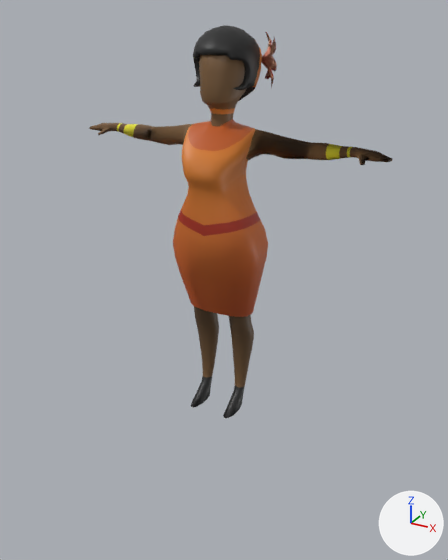
One commit to the FBX model Art/Mother_AnimationExport.fbx: the scene before it, then after it.
One viewpoint serves both versions: a 50 mm lens placed at (0.1053, -0.1854, 0.1487), pointed at (0.0153, -0.0218, 0.0669). The lights are fixed; the arrows at lower right show +X, +Y and +Z. Where no turn or scale is listed for an object, it has been applied to the vertices. Vertices at the same position are counted once.

In view in the first picture: 'Mother:Dress', 'Mother:Hair', 'Mother:Head', 'Mother:L_Arm', 'Mother:L_Leg', 'Mother:R_Arm', 'Mother:R_Leg'.
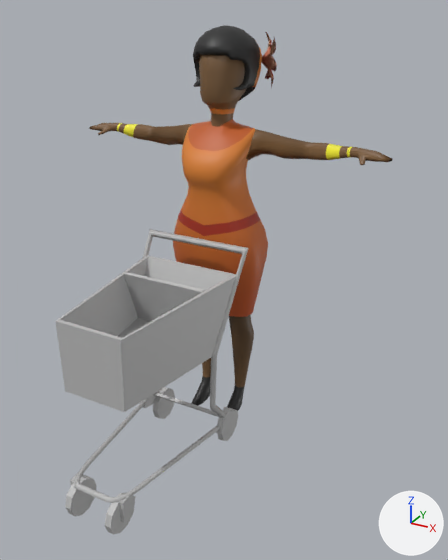
The newer file is also turned or shifted as a whole; pictures and numbers use the older file's frame.

Pixel boxes [x1, y1, x2, y2] of what changed, in the pictures (448 x 560 px):
'pasted__pCylinder1', added: after [55, 229, 248, 534]
'Mother:Dress', shading changed: [173, 122, 261, 316] in both
'Mother:L_Arm', shading changed: [246, 129, 393, 165] in both
'Mother:R_Leg', unchanged, covered by the edit: before [191, 306, 219, 408]; after [191, 358, 211, 406]

Patch to the scene script:
```diff
--- a/Art/Mother_AnimationExport.fbx.py
+++ b/Art/Mother_AnimationExport.fbx.py
@@ mat_lambert2 @@
+mat_lambert2 = principled_material('lambert2')
+mat_lambert2.base_color = (0.5, 0.5, 0.5)  # grey #bcbcbc
@@ me_mesh_007 @@
 me_mesh_007.from_pydata(...)  # 401 vertices, 389 faces; spans x 0.0081..0.0589, y 0.0004..0.0108, z 0.1009..0.1109
 # used by ob_mother_l_arm; location = (0.0, 0.0, 0.0)
+# me_mesh_007 part 2: its shading normals changed
 me_mesh_007.materials.append(mat_mother_mother_m)
@@ me_mesh_002 @@
 me_mesh_002.from_pydata(...)  # 580 vertices, 542 faces; spans x -0.0175..0.0175, y -0.0108..0.0172, z 0.0426..0.1137
 # used by ob_mother_dress; location = (0.0, 0.0, 0.0)
+# me_mesh_002 part 1: its shading normals changed
 me_mesh_002.materials.append(mat_mother_mother_m)
@@ me_mesh_006 @@
 me_mesh_006.from_pydata(...)  # 401 vertices, 389 faces; spans x -0.0589..-0.0081, y 0.0004..0.0108, z 0.1009..0.1109
 # used by ob_mother_r_arm; location = (0.0, 0.0, 0.0)
+# me_mesh_006 part 3: its shading normals changed
 me_mesh_006.materials.append(mat_mother_mother_m)
@@ me_mesh_008 @@
+me_mesh_008.from_pydata(...)  # 424 vertices, 430 faces; spans x -0.0199..0.0195, y -0.0594..0.0082, z 0.0..0.0762
+me_mesh_008.materials.append(mat_lambert2)  # grey #bcbcbc
@@ ob_pasted__pcylinder1 @@
+ob_pasted__pcylinder1 = bpy.data.objects.new('pasted__pCylinder1', me_mesh_008)
+ob_pasted__pcylinder1.location = (0.0005, -0.019, 0.0)
```
